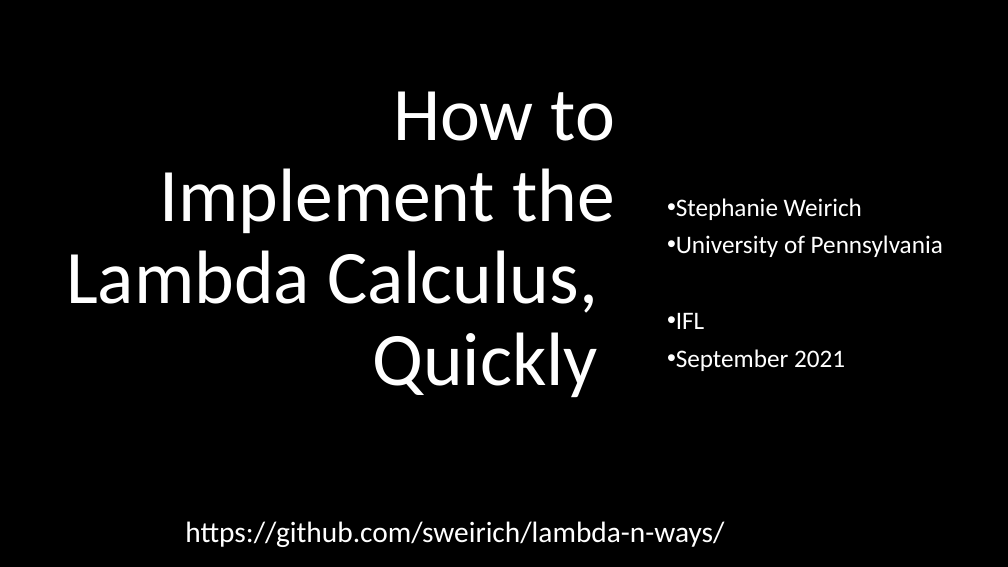
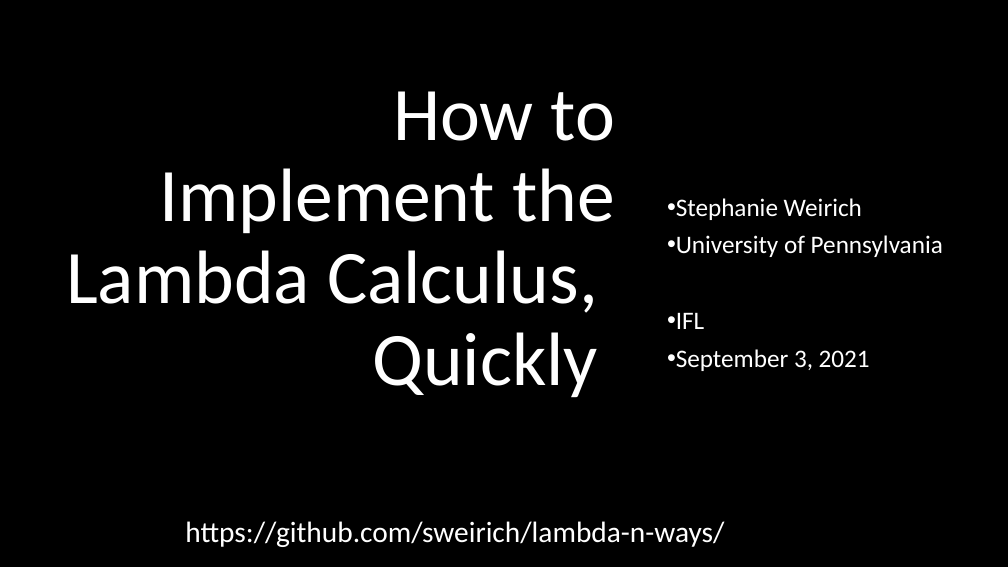
Before and after one commit to sweirich/lambda-n-ways, a slide deck: slide 1 of ifl-2021.pptx. Drawn at 1008x567 pixels with LibreOffice and Linux fonts; fonts in the diff are those of the drawing. Boxes give left, top, right and bottom in pixels: in the first picture for what was removed or moved away, otherwise in the second. Text is boxed around its words. In the diff, an @@ line names an element or a change of style, - is before the commit and + after.

```diff
--- a/ifl-2021.pptx
+++ b/ifl-2021.pptx
@@ subtitle at [676,349,870,371]: text changed @@
-• September 2021
+• September 3, 2021
```
Also in this commit, not shown: 8 other slides changed, 25 slides added, 1 slide removed, 16 other files.
